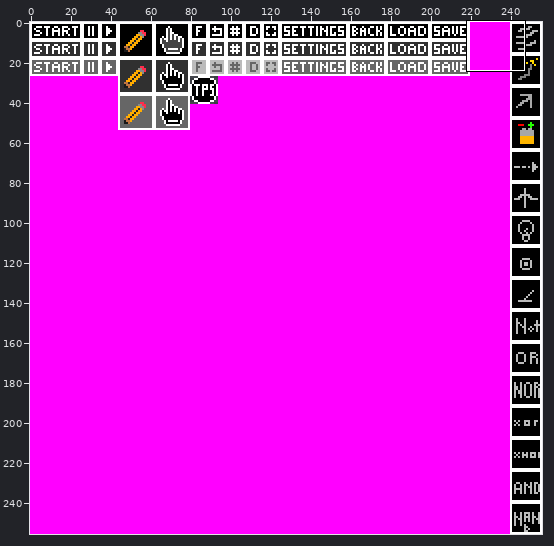
Sprite sheet -- CircuitGrid/res/images/gui_texture.png. Above: a wide view before the commit, with the close-up outlined.
Close-up. Earlier state:
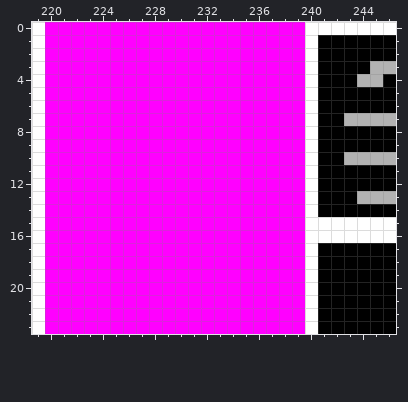
The file is 256x256 pixels. Colours within 5 levels of each other are drawn and written as one. Shown: x 219..246, y 0..23.
The result:
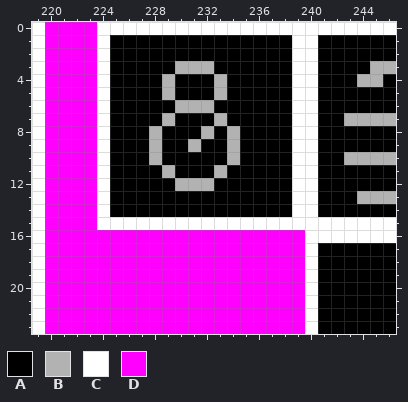
Palette (. is transparent): A #000000  B #b2b2b2  C #ffffff  D #ff00ff
Diff:
y 0: x 224..239 DDDDDDDDDDDDDDDD -> CCCCCCCCCCCCCCCC
y 1..2: x 224..239 DDDDDDDDDDDDDDDD -> CAAAAAAAAAAAAAAC
y 3: x 224..239 DDDDDDDDDDDDDDDD -> CAAAAABBBAAAAAAC
y 4..5: x 224..239 DDDDDDDDDDDDDDDD -> CAAAABAAABAAAAAC
y 6: x 224..239 DDDDDDDDDDDDDDDD -> CAAAAABBBAAAAAAC
y 7: x 224..239 DDDDDDDDDDDDDDDD -> CAAAABAAABAAAAAC
y 8: x 224..239 DDDDDDDDDDDDDDDD -> CAAABAAABABAAAAC
y 9: x 224..239 DDDDDDDDDDDDDDDD -> CAAABAABAABAAAAC
y 10: x 224..239 DDDDDDDDDDDDDDDD -> CAAABAAAAABAAAAC
y 11: x 224..239 DDDDDDDDDDDDDDDD -> CAAAABAAABAAAAAC
y 12: x 224..239 DDDDDDDDDDDDDDDD -> CAAAAABBBAAAAAAC
y 13..14: x 224..239 DDDDDDDDDDDDDDDD -> CAAAAAAAAAAAAAAC
y 15: x 224..239 DDDDDDDDDDDDDDDD -> CCCCCCCCCCCCCCCC
